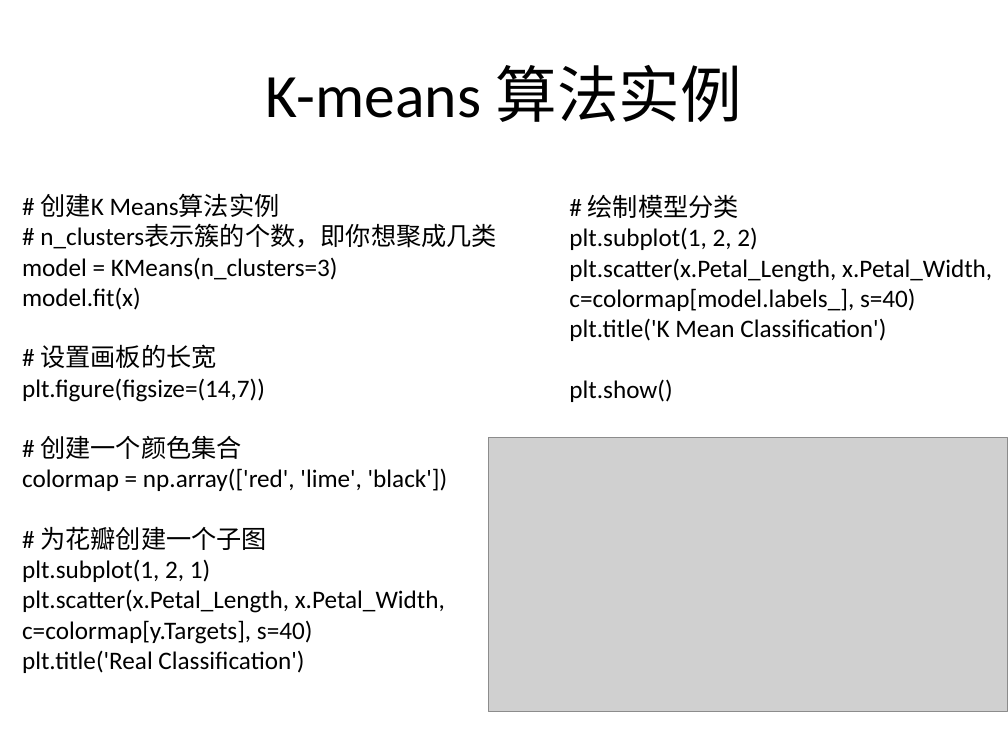
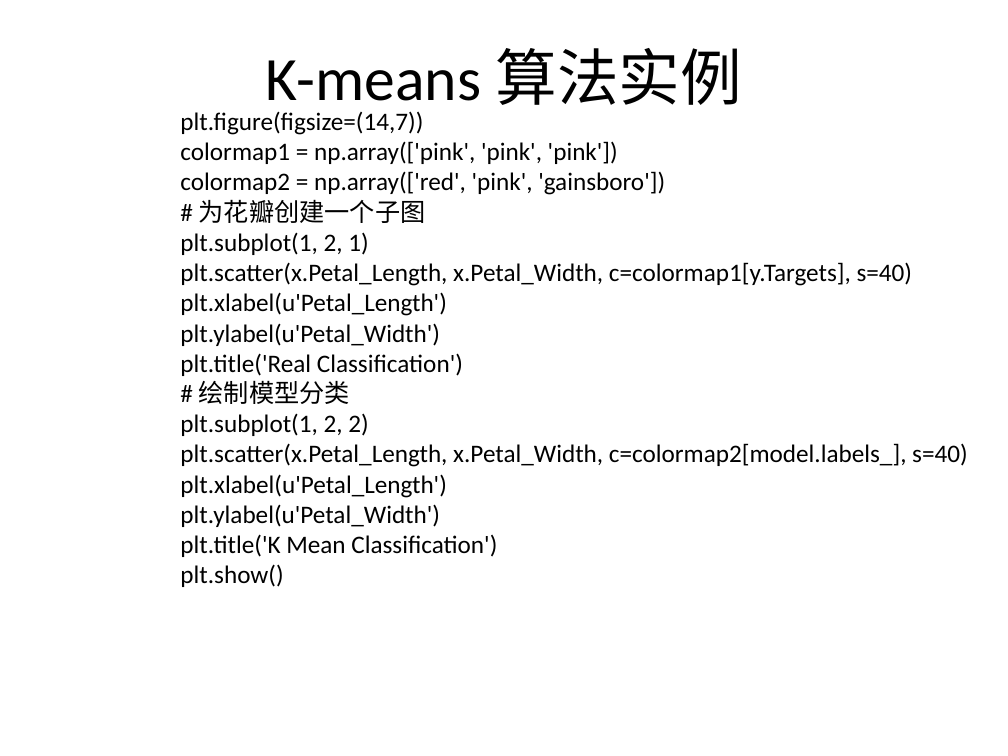
Before and after one commit to BattalionCommander/Python, a slide deck: slide 20 of cls_23聚类算法.pptx (slide 18 before the commit). Drawn at 1008x756 pixels with LibreOffice and Linux fonts; fonts in the diff are those of the drawing; grey boxes stand for pictures; background and template pictures are left out. Boxes give left, top, right and bottom in pixels: in the first picture for what was removed or moved away, otherwise in the second. Text is boxed around its words. In the diff, an @@ line names an element or a change of style, - is before the commit and + after.

```diff
--- a/cls_23聚类算法.pptx
+++ b/cls_23聚类算法.pptx
@@ title "K-means 算法实例" rewrapped from (x1=266, y1=65, x2=743, y2=122) to (x1=266, y1=48, x2=742, y2=115) @@
@@ text added at (x1=180, y1=111, x2=968, y2=587), 18 pt, text #000000 @@
+plt.figure(figsize=(14,7))
+colormap1 = np.array(['pink', 'pink', 'pink'])
+colormap2 = np.array(['red', 'pink', 'gainsboro'])
+# 为花瓣创建一个子图
+plt.subplot(1, 2, 1)
+plt.scatter(x.Petal_Length, x.Petal_Width, c=colormap1[y.Targets], s=40)
+plt.xlabel(u'Petal_Length')
+plt.ylabel(u'Petal_Width')
+plt.title('Real Classification')
+# 绘制模型分类
+plt.subplot(1, 2, 2)
+plt.scatter(x.Petal_Length, x.Petal_Width, c=colormap2[model.labels_], s=40)
+plt.xlabel(u'Petal_Length')
+plt.ylabel(u'Petal_Width')
+plt.title('K Mean Classification')
+plt.show()
@@ text removed at (x1=22, y1=193, x2=497, y2=673) @@
-# 创建K Means算法实例
-# n_clusters表示簇的个数，即你想聚成几类
-model = KMeans(n_clusters=3)
-model.fit(x)
-# 设置画板的长宽
-plt.figure(figsize=(14,7))
-# 创建一个颜色集合
-colormap = np.array(['red', 'lime', 'black'])
-# 为花瓣创建一个子图
-plt.subplot(1, 2, 1)
-plt.scatter(x.Petal_Length, x.Petal_Width, c=colormap[y.Targets], s=40)
-plt.title('Real Classification')
@@ text removed at (x1=569, y1=194, x2=992, y2=402) @@
-# 绘制模型分类
-plt.subplot(1, 2, 2)
-plt.scatter(x.Petal_Length, x.Petal_Width, c=colormap[model.labels_], s=40)
-plt.title('K Mean Classification')
-plt.show()
@@ picture removed at (x1=488, y1=437, x2=1007, y2=713) @@
```
Also in this commit, not shown: 8 other slides changed, 5 slides added, 3 slides removed, 6 other files.
